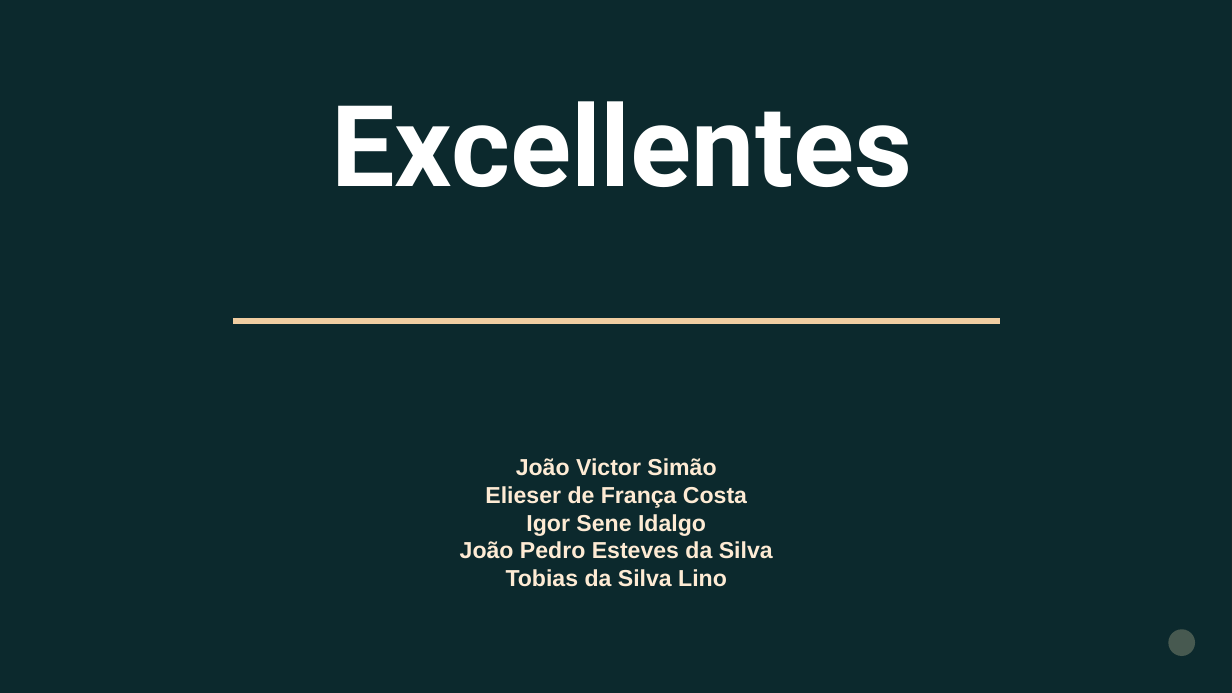
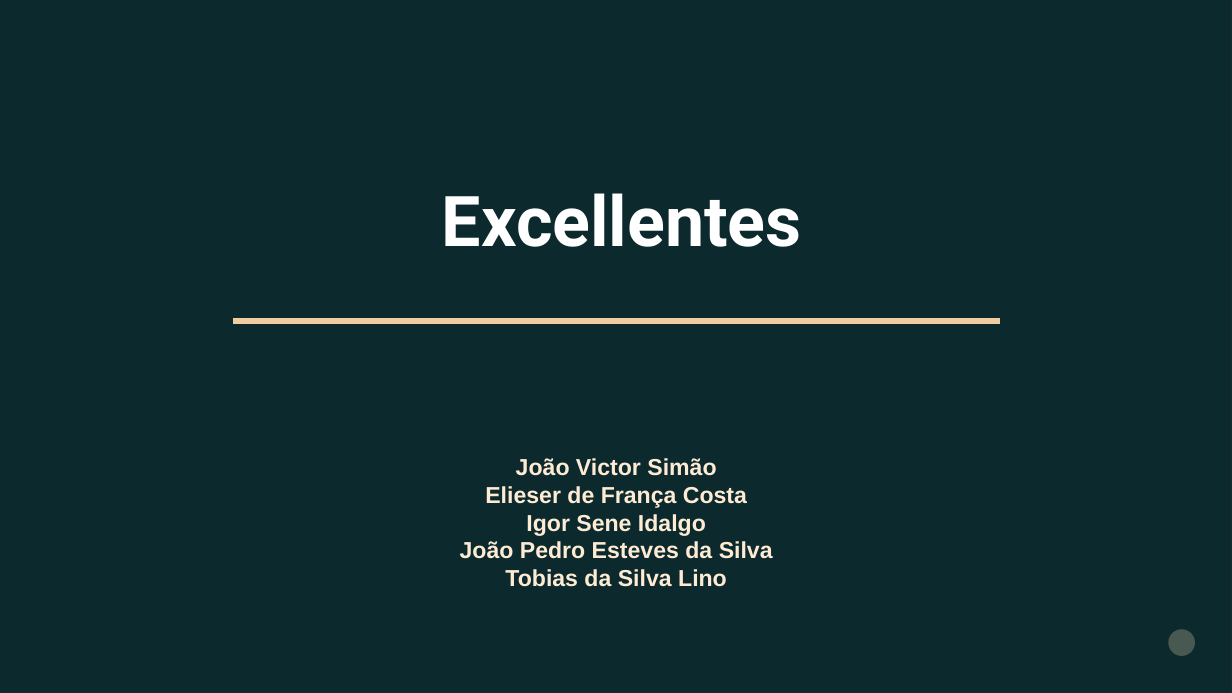
Before and after one commit to jpesilva/InventoryControlSystem, a slide deck: slide 1 of Documentation/Apresentacoes/1a_SI.pptx. Drawn at 1232x693 pixels with LibreOffice and Linux fonts; fonts in the diff are those of the drawing; background and template pictures are left out; a plain dark background stands for a picture behind light text. Boxes give left, top, right and bottom in pixels: in the first picture for what was removed or moved away, otherwise in the second. Text is boxed around its words. In the diff, an @@ line names an element or a change of style, - is before the commit and + after.

```diff
--- a/Documentation/Apresentacoes/1a_SI.pptx
+++ b/Documentation/Apresentacoes/1a_SI.pptx
@@ text "Excellentes" at bbox=[442, 193, 802, 247]: size 88 to 54.6 pt @@
```
Also in this commit, not shown: 2 other slides changed, 4 slides added, 4 other files.
